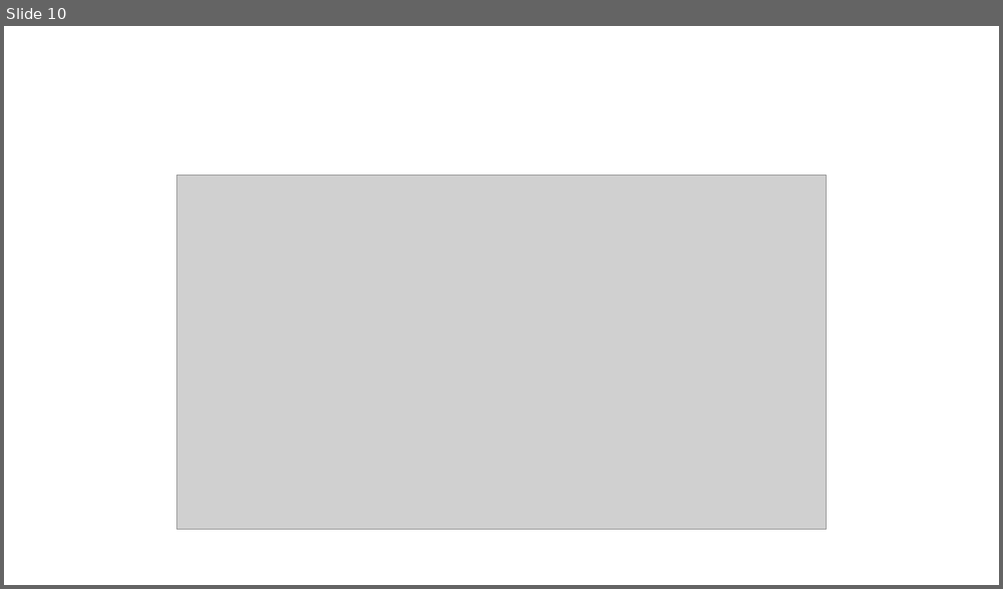
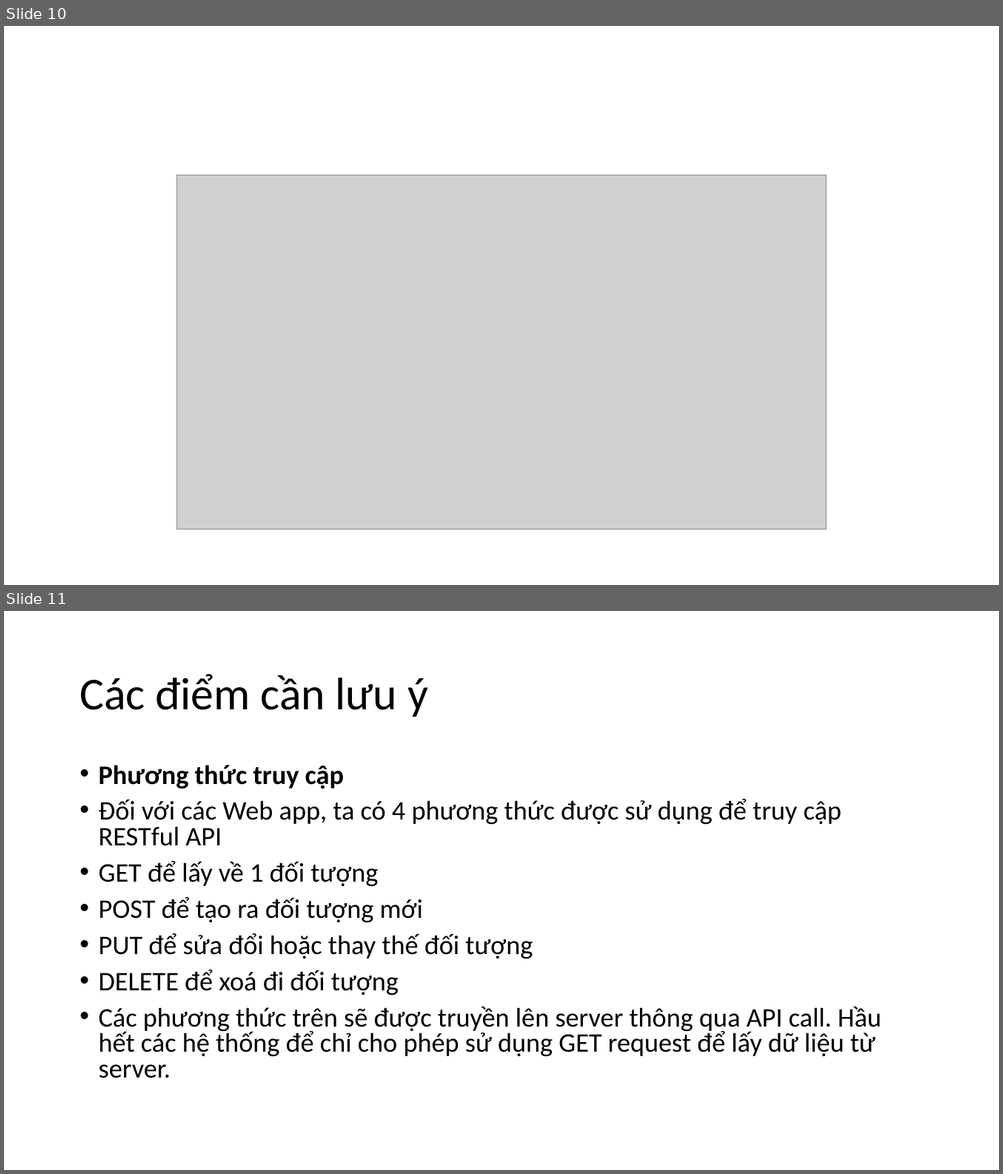
Before and after one commit to hoanghiep8921/t3h_demo, a slide deck: slide-t3h/Webservices.pptx. Shown one above the other, each under a label of ours: slide 10 before the commit, slides 10 and 11 after it. The pictures are 1003x589 and 1003x1174 pixels, drawn with LibreOffice and Linux fonts; fonts in the diff are those of the drawing; grey boxes stand for pictures. Boxes give left, top, right and bottom in pixels: in the first picture for what was removed or moved away, otherwise in the second. Text is boxed around its words. In the diff, an @@ line names an element or a change of style, - is before the commit and + after.

```diff
--- a/slide-t3h/Webservices.pptx
+++ b/slide-t3h/Webservices.pptx
@@ slide 11 added at <box>4,611,999,1170</box>, background #FFFFFF @@
@@ title added at <box>79,674,428,717</box>, 44 pt, text #000000 @@
+Các điểm cần lưu ý
@@ text added at <box>99,765,881,1079</box>, 25.9 pt, text #000000 @@
+• Phương thức truy cập
+• Đối với các Web app, ta có 4 phương thức được sử dụng để truy cập RESTful API
+• GET để lấy về 1 đối tượng
+• POST để tạo ra đối tượng mới
+• PUT để sửa đổi hoặc thay thế đối tượng
+• DELETE để xoá đi đối tượng
+• Các phương thức trên sẽ được truyền lên server thông qua API call. Hầu hết các hệ thống để chỉ cho phép sử dụng GET request để lấy dữ liệu từ server.
```
Also in this commit, not shown: 3 slides changed, 11 other slides added, 1 slide removed, 2 other files.
